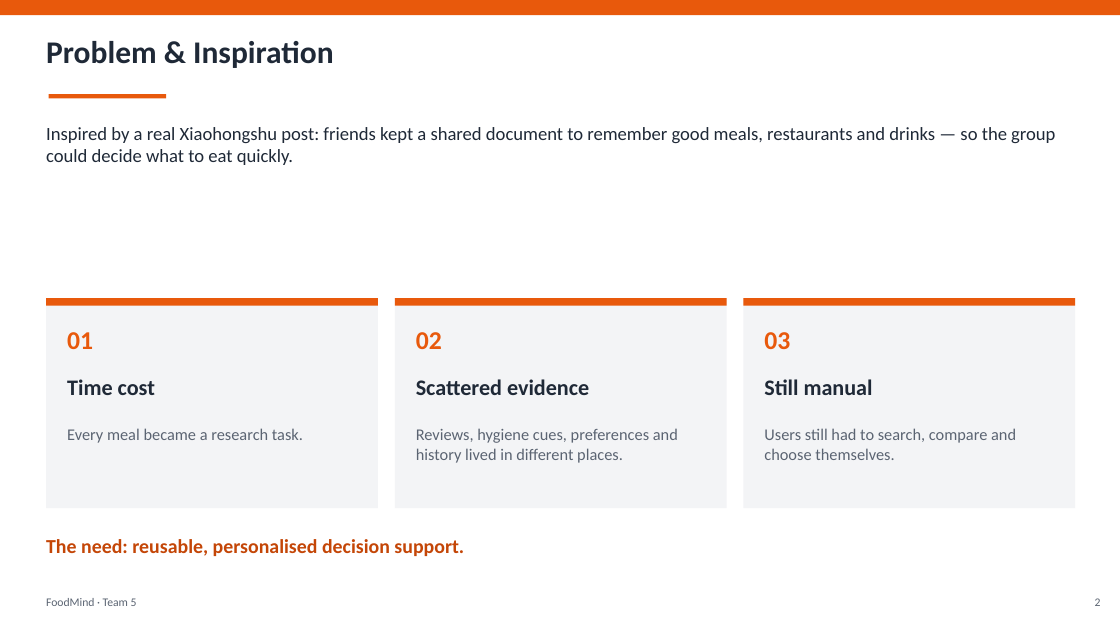
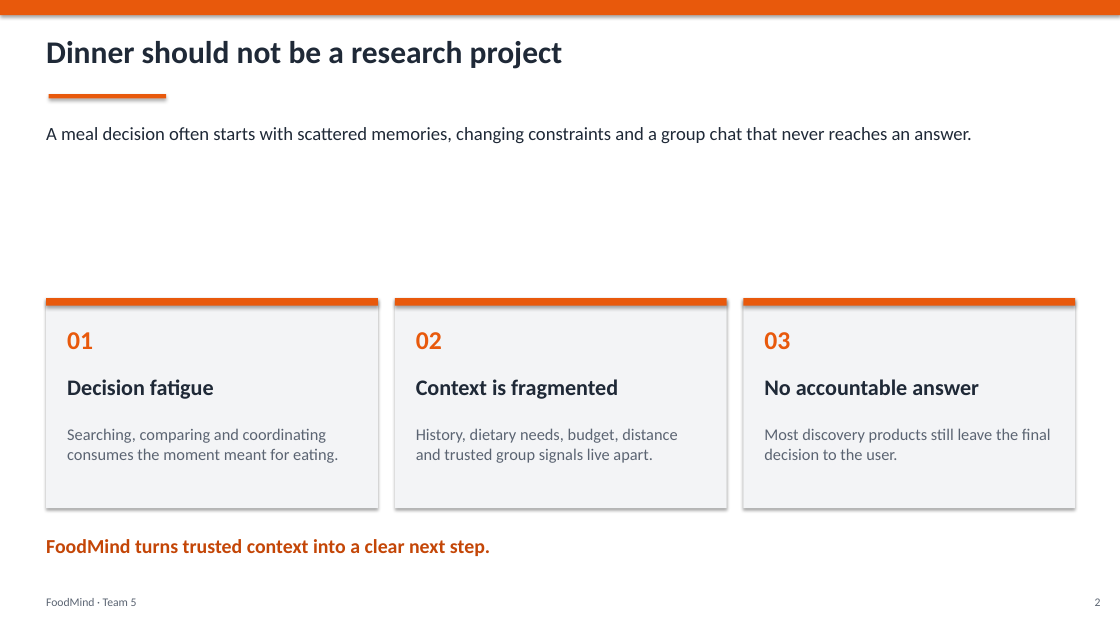
Before and after one commit to foodmind-team/foodmind-docs, a slide deck: slide 4 of presentation/slides/FoodMind_Final_Presentation.pptx. Drawn at 1120x630 pixels with LibreOffice and Linux fonts; fonts in the diff are those of the drawing. Boxes give left, top, right and bottom in pixels: in the first picture for what was removed or moved away, otherwise in the second. Text is boxed around its words. In the diff, an @@ line names an element or a change of style, - is before the commit and + after.

Commit message:
docs(presentation): refine final FoodMind story

```diff
--- a/presentation/slides/FoodMind_Final_Presentation.pptx
+++ b/presentation/slides/FoodMind_Final_Presentation.pptx
@@ rectangle added at box(0, 0, 1120, 630), fill #FFFFFF @@
@@ text at box(46, 41, 563, 69): text changed @@
-Problem & Inspiration
+Dinner should not be a research project
@@ text at box(46, 127, 972, 143): text changed @@
-Inspired by a real Xiaohongshu post: friends kept a shared document to remember good meals, restaurants and drinks — so the group could decide what to eat quickly.
+A meal decision often starts with scattered memories, changing constraints and a group chat that never reaches an answer.
@@ shadow on in 8 elements at box(0, 0, 1120, 15), box(49, 94, 166, 98), box(46, 298, 378, 508), box(46, 298, 378, 306), box(395, 298, 727, 508), box(395, 298, 727, 306), box(744, 298, 1075, 508), box(744, 298, 1075, 306) @@
@@ text at box(67, 379, 214, 399): text changed @@
-Time cost
+Decision fatigue
@@ text at box(416, 379, 618, 399): text changed @@
-Scattered evidence
+Context is fragmented
@@ text at box(764, 379, 979, 395): text changed @@
-Still manual
+No accountable answer
@@ text at box(67, 428, 338, 463): text changed @@
-Every meal became a research task.
+Searching, comparing and coordinating consumes the moment meant for eating.
@@ text at box(416, 428, 677, 463): text changed @@
-Reviews, hygiene cues, preferences and history lived in different places.
+History, dietary needs, budget, distance and trusted group signals live apart.
@@ text at box(764, 428, 1051, 460): text changed @@
-Users still had to search, compare and choose themselves.
+Most discovery products still leave the final decision to the user.
@@ text at box(46, 539, 490, 556): text changed @@
-The need: reusable, personalised decision support.
+FoodMind turns trusted context into a clear next step.
```
Also in this commit, not shown: 13 other slides changed, 13 slides added, 13 slides removed.
